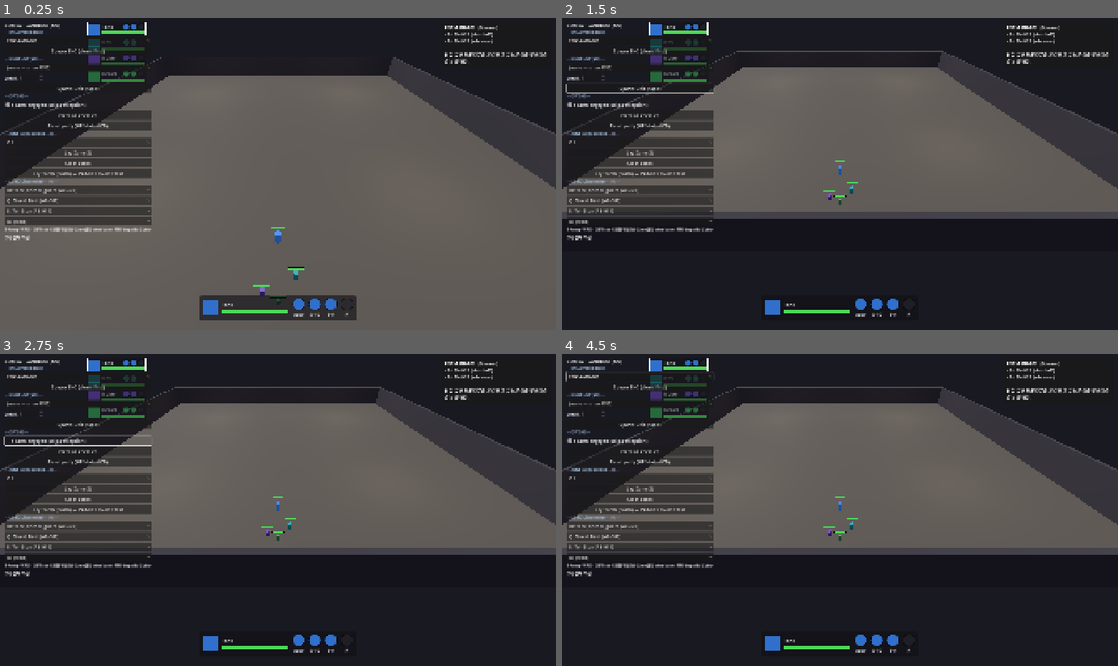
Above: before the commit, frames 1-4 (two rows, left to right).
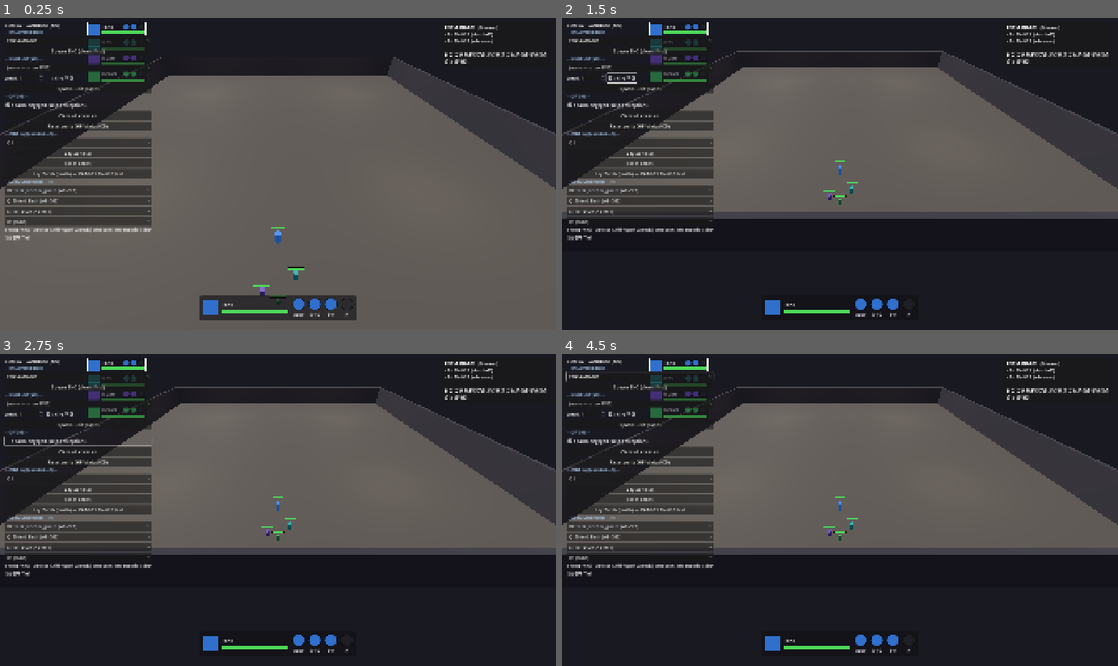
Above: after the commit, the same moments.

Repository: haepari1019/project_tdc_game
Game: Godot game, scene res://scenes/dev/combat_sandbox.tscn
The game is run twice, just before and just after one commit, with the same random seed, the same clock (stepped at 60 frames per second) and the same inputs. This scene is started directly instead of the project's main scene.
Inputs (mouse positions are in pixels of both pictures, inside the frame that each line leads up to):
- Up to frame 1 (0.25 s): no input
- Up to frame 2 (1.5 s): click "Spawn Unit (+add)" at 0.5 s; click (623, 77) at 1.25 s, where only the run after the commit has a clickable "Third 진영"
- Up to frame 3 (2.75 s): click "spawn engaged (skip perceptio…" at 2 s
- Up to frame 4 (4.5 s): click "spawn engaged (skip perceptio…" at 2.75 s; click "ENC-AMB-001" at 3.5 s; click "Spawn ENC (clears first)" at 4.25 s

The runs differ from the first frame. In frame 1, 0.5% of the frame differs, in the area x 0-28%, y 18-72%; in frame 2, 0.8%; in frame 3, 0.9%; in frame 4, 0.6%.

Commit message:
feat: P2-S5a-1 — 실시간 진영전 코어 (F-028 faction warfare)
3세력 분대 ↔ 일반 적 분대 실시간 교전 + 양쪽 파티 적대 (사용자 의도: 풀 온스크린):
- enemy_unit.faction(기본 Dungeon); ENC faction → _spawn_at/_spawn_squad/debug_spawn_unit.
- 교차진영 타겟팅: combat이 적 AI에 전 전투원 전달, enemy_ai._hostiles/_is_hostile로
  각자 적대만 필터(파티+다른진영). 파티 오토어택은 파티원만(_tick_party_attacks 분리).
- 적-vs-적 데미지(take_damage 공용); 파티 전용 피드백(party_damaged/hit/shake)은 표적
  파티원일 때만; enemy_poison has_method 가드.
- partyInCombat 게이트: 파티 threat 있어야 true(진영끼리만 싸우면 HUD/follower 무반응).
- 샌드박스 "Third 진영" 체크박스로 진영전 테스트. loot=clearsRoomLoot:false(누가 죽이든 드롭).

검증: 던전(단일진영 무회귀)·샌드박스·ci_smoke PASS. 잔여 S5a-2(ENC-3RD-001+3세력 EN+배치+단서).
IMPL-DEC-20260621-008.

Co-Authored-By: Claude Opus 4.8 <noreply@anthropic.com>

Diff:
--- a/scripts/combat/combat_controller.gd
+++ b/scripts/combat/combat_controller.gd
@@ -101,8 +101,15 @@
 func _refresh_party_in_combat() -> void:
 	var any := false
 	for e in _enemies:
-		if is_instance_valid(e) and e.engaged:
-			any = true
+		if not (is_instance_valid(e) and e.engaged):
+			continue
+		# F-028: '교전중'이라도 대상이 다른 진영뿐이면 partyInCombat 아님 — 파티원에 대한 threat가
+		# 있어야 진짜 파티 교전(HUD·follower 재정렬은 파티 전투에만 반응).
+		for t in e.threat.keys():
+			if is_instance_valid(t) and t.is_in_group("party_member") and float(e.threat[t]) > 0.0:
+				any = true
+				break
+		if any:
 			break
 	if any != _party_in_combat:
 		_party_in_combat = any
@@ -156,8 +163,12 @@
 	if _enemies.is_empty():
 		_refresh_party_in_combat()  # last enemy died → clear partyInCombat (휴식중)
 		return
-	# DEBT-EFF-GRP: fetch the party-member list once per tick, thread it through.
-	var targets := get_tree().get_nodes_in_group("party_member")
+	# F-028: 적 AI엔 전 전투원(파티 + 모든 적)을 넘겨 각자 적대(다른 진영+파티)만 필터(_hostiles).
+	# 파티 오토어택 루프는 파티원만(아래 _tick_party_attacks). 단일 진영 분대 = 같은 분대 제외.
+	var party := get_tree().get_nodes_in_group("party_member")
+	var targets: Array = []
+	targets.append_array(party)
+	targets.append_array(_enemies)
 	# Per-enemy disengage grace (D-010 §4.2): an engaged enemy reverts to dormant
 	# after the grace lapses (grace is refreshed by combat events + active LOS).
 	for enemy in _enemies:
@@ -169,8 +180,8 @@
 	for enemy in _enemies:
 		if is_instance_valid(enemy):
 			_enemy_ai.tick(enemy, targets, delta)
-	# Party auto-attack runs always — attacking a foe is what commits the party.
-	_tick_party_attacks(targets, delta)
+	# Party auto-attack runs always — attacking a foe is what commits the party. (party원만 actor)
+	_tick_party_attacks(party, delta)
 	# Per-squad reinforcement ticks while that squad has any engaged member.
 	for squad in _squads:
 		_tick_reinforcement(squad, delta)
@@ -436,7 +447,7 @@
 
 ## DEBUG (sandbox): ADD `count` of ONE enemy as its own squad (additive — does NOT clear, so
 ## you can build up a group, e.g. several EN-009 for surround). Clear via debug_spawn_only("").
-func debug_spawn_unit(enemy_id: String, count: int, room_ref: String, engaged: bool = false) -> void:
+func debug_spawn_unit(enemy_id: String, count: int, room_ref: String, engaged: bool = false, faction: String = "Dungeon") -> void:
 	if enemy_id.is_empty() or count <= 0:
 		return
 	if _map and _map.has_method("get_spawn_position"):
@@ -447,7 +458,7 @@
 	var lane := int(_room_squad_count.get(room_ref, 0))
 	_room_squad_count[room_ref] = lane + 1
 	var center := _squad_spawn_center(room_ref, lane)
-	_spawn_at(units, center, squad_id, engaged)
+	_spawn_at(units, center, squad_id, engaged, "Fixed", 1, "all", faction)
 	_squads.append({"id": squad_id, "room_ref": room_ref, "encounter_id": "", "cleared": false, "reinforce": {}, "pending": false, "activated": false, "timer": 0.0, "warned": false})
 
 
@@ -466,7 +477,8 @@
 	_room_squad_count[room_ref] = lane + 1
 	var center: Vector3 = _squad_spawn_center(room_ref, lane)
 	_spawn_at(units, center, squad_id, false, String(enc.get("placement_behavior", "Fixed")),
-		int(enc.get("ambush_anchor_count", 1)), String(enc.get("wake_policy", "all")))
+		int(enc.get("ambush_anchor_count", 1)), String(enc.get("wake_policy", "all")),
+		String(enc.get("faction", "Dungeon")))
 	var reinf: Dictionary = enc.get("reinforcement", {})
 	_squads.append({
 		"id": squad_id,
@@ -534,7 +546,7 @@
 	return String(conns[0]) if not conns.is_empty() else ""
 
 
-func _spawn_at(units: Array, center: Vector3, squad_id: int, engaged: bool, placement: String = "Fixed", anchor_count: int = 1, wake_policy: String = "all") -> void:
+func _spawn_at(units: Array, center: Vector3, squad_id: int, engaged: bool, placement: String = "Fixed", anchor_count: int = 1, wake_policy: String = "all", faction: String = "Dungeon") -> void:
 	var index := 0
 	for u in units:
 		if typeof(u) != TYPE_DICTIONARY:
@@ -555,6 +567,7 @@
 			var aid := index % maxi(anchor_count, 1)
 			unit.global_position = _anchor_center(center, aid, anchor_count) + _spawn_offset(index)
 			unit.squad_id = squad_id
+			unit.faction = faction   # F-028 교전 진영 (ENC faction / 샌드박스 override)
 			# AssassinTransform: per-ENCOUNTER tag (not a unit-catalog property) — one fodder
 			# row flagged disguised; same enemy_id rows without the flag stay normal.
 			if bool(u.get("assassin", false)):
--- a/scripts/combat/enemy_ai.gd
+++ b/scripts/combat/enemy_ai.gd
@@ -270,14 +270,38 @@
 
 ## Per-enemy tick entry. Dormant (휴식중) enemies perceive (see _tick_dormant);
 ## engaged ones chase the highest-threat party member and attack at range (with LOS).
+## F-028 — units THIS enemy is hostile to, from the combined combatant list (party + all enemies).
+## Party = always hostile to enemies; enemies hostile only across factions (same faction/self skip).
+func _hostiles(enemy: CharacterBody3D, combatants: Array) -> Array:
+	var out: Array = []
+	for c in combatants:
+		if _is_hostile(enemy, c):
+			out.append(c)
+	return out
+
+
+func _is_hostile(enemy: CharacterBody3D, cand) -> bool:
+	if cand == enemy or not is_instance_valid(cand):
+		return false
+	if cand.is_in_group("party_member"):
+		return true
+	if cand.is_in_group("enemy"):
+		return String(cand.faction) != String(enemy.faction)
+	return false
+
+
 func tick(enemy: CharacterBody3D, targets: Array, delta: float) -> void:
 	# Anchor home on the FIRST tick in ANY state — an enemy spawned directly into combat (sandbox,
 	# or aggro'd before ever roaming) must still capture its spawn point, or zone (PT-004) has no
 	# anchor and follows the enemy → infinite chase, never returns.
 	if enemy.home_pos == Vector3.INF:
 		enemy.home_pos = enemy.global_position
+	# F-028 faction warfare: `targets` is now ALL combatants (party + every enemy). Filter to the
+	# ones THIS enemy is hostile to (party always; enemies of a different faction). Single-faction
+	# squads mean same-squad never appears here.
+	var hostiles := _hostiles(enemy, targets)
 	if not enemy.engaged:
-		_tick_dormant(enemy, targets, delta)
+		_tick_dormant(enemy, hostiles, delta)
 		return
 	enemy.attack_cooldown_s = maxf(0.0, enemy.attack_cooldown_s - delta)
 	enemy.tick_slow(delta)
@@ -328,9 +352,9 @@
 	# far, never-perceived group (e.g. the hidden 본대) is never chased. No threat and
 	# nobody visible → hold; grace will disengage it back to dormant.
 	enemy.decay_threat(delta)
-	var target: CharacterBody3D = enemy.pick_target(_alive_members(targets), SWITCH_RATIO)
+	var target: CharacterBody3D = enemy.pick_target(_alive_members(hostiles), SWITCH_RATIO)
 	if target == null or float(enemy.threat.get(target, 0.0)) <= 0.0:
-		target = _nearest_visible(enemy, targets)
+		target = _nearest_visible(enemy, hostiles)
 	if target == null:
 		enemy.velocity = Vector3.ZERO
 		enemy.move_and_slide()
@@ -339,13 +363,13 @@
 	# non-Tank), ignoring the frontal tank's threat — so basics/orbit/dash all dive the DPS/Healer
 	# before the tank pulls aggro (EN-AI-000 §1 "정면 Tank 무시 시도"). Falls back to threat target.
 	if String(enemy.engage_profile.get("target_pref", "")) == "backline":
-		var bl := _pick_backline_target(targets)
+		var bl := _pick_backline_target(hostiles)
 		if bl != null:
 			target = bl
 	# Disguised assassin (AssassinTransform): ignore threat, stalk a BACKLINE target (squishiest
 	# non-Tank) to execute. Reverts to normal targeting once revealed.
 	if enemy.assassin and not enemy.assassin_revealed:
-		var ex := _pick_backline_target(targets)
+		var ex := _pick_backline_target(hostiles)
 		if ex != null:
 			target = ex
 	enemy.set_target_marker(target)
@@ -819,11 +843,15 @@
 	var dmg: float = enemy.contact_damage * float(eff.get("damage_mult", 1.0)) * float(hits)
 	target.take_damage(dmg)
 	_combat._engage_enemy(enemy)  # D-010 §4.1: keep engaged (target already has threat/LOS)
-	_combat.party_damaged.emit()  # follower formation-break trigger
+	# F-028: 파티 전용 피드백(formation-break·hit indicator·camera shake)은 표적이 파티원일 때만.
+	# 적-vs-적(진영전) 타격엔 데미지·상태만 적용(아래), 화면 피드백 없음.
+	var to_party: bool = target.is_in_group("party_member")
+	if to_party:
+		_combat.party_damaged.emit()  # follower formation-break trigger
 	# Directional hit indicator (screen-edge): ALL hits above a chip threshold (평타 포함).
 	# dir = toward the attacker; dungeon_run filters to controlled + converts to screen space.
 	var hit_frac: float = dmg / maxf(float(target.max_hp), 1.0)
-	if hit_frac >= HIT_INDICATOR_MIN_FRAC:
+	if to_party and hit_frac >= HIT_INDICATOR_MIN_FRAC:
 		var src: Vector3 = from - target.global_position  # toward the attacker
 		src.y = 0.0
 		_combat.party_hit.emit(src, clampf(hit_frac * HIT_INDICATOR_GAIN, 0.2, 1.0), target.is_controlled())
@@ -832,7 +860,7 @@
 	# (평타 ability·무-ability 접촉뎀 제외). 방향 킥 = 맞은 방향(위협 정보) + trauma.
 	var atk_ref: String = String(chosen.get("ref", ""))
 	var is_ab_skill: bool = not atk_ref.is_empty() and String(chosen.get("trigger", "basic")) != "basic"
-	if is_ab_skill:
+	if to_party and is_ab_skill:
 		var frac: float = dmg / maxf(float(target.max_hp), 1.0)
 		if frac >= DMG_SHAKE_MIN_FRAC:
 			var dt: float = clampf(frac * DMG_SHAKE_GAIN, 0.0, DMG_SHAKE_CAP)
@@ -844,7 +872,8 @@
 			_combat.camera_shake.emit(dt, kdir * (DMG_KICK_M * dt))
 	match kind:
 		"enemy_poison":
-			target.apply_poison(float(eff.get("poison_dur_s", 4.0)), float(eff.get("poison_dps", 5.0)))
+			if target.has_method("apply_poison"):   # enemy_unit엔 없음(진영전 표적이면 skip)
+				target.apply_poison(float(eff.get("poison_dur_s", 4.0)), float(eff.get("poison_dps", 5.0)))
 		"enemy_stun":
 			target.apply_stun(float(eff.get("stun_s", 1.0)))
 		"enemy_charge":  # AB-004 Charged Voltaic — Shock + LightningHit (Water/Steam → Shock RX)
--- a/scripts/combat/enemy_unit.gd
+++ b/scripts/combat/enemy_unit.gd
@@ -74,6 +74,9 @@
 # object runs its OWN combat behavior (e.g. torch → throw); held_object is set by the object.
 var interacts_with_objects: bool = false
 var held_object: Node = null
+# F-028 교전 진영 — 다른 진영끼리 적대(3세력 ↔ 일반 몬스터 ↔ 파티 실시간 교전). 기본 Dungeon.
+# loot는 누가 죽이든 드롭(F-028 clearsRoomLoot:false — 3세력이 정리해도 플레이어 파밍 비차단).
+var faction: String = "Dungeon"
 
 ## Squad (분대) = encounter group. Engagement is per-enemy but propagates only to
 ## squad-mates within cohesion range, so a strayed member fighting alone doesn't
--- a/scripts/dev/combat_sandbox.gd
+++ b/scripts/dev/combat_sandbox.gd
@@ -75,6 +75,7 @@
 var _zone_dropdown: OptionButton
 var _count_spin: SpinBox
 var _engaged_chk: CheckBox
+var _third_chk: CheckBox   # 스폰 유닛을 Third 진영으로 (진영전 테스트)
 var _status: Label
 var _formation_lbl: Label
 var _info_label: RichTextLabel
@@ -237,6 +238,9 @@
 	_count_spin.max_value = 8
 	_count_spin.value = 1
 	row_h.add_child(_count_spin)
+	_third_chk = CheckBox.new()
+	_third_chk.text = "Third 진영"   # 체크 시 이 유닛을 3세력으로 — 일반 적과 실시간 교전(F-028)
+	row_h.add_child(_third_chk)
 	box.add_child(row_h)
 	var spawn_unit := Button.new()
 	spawn_unit.text = "Spawn Unit (+add)"
@@ -368,8 +372,9 @@
 	var eid := _selected_unit_id()
 	if eid == "":
 		return
-	_combat.debug_spawn_unit(eid, int(_count_spin.value), "SANDBOX", _engaged_chk.button_pressed)
-	_status.text = "+%d × %s" % [int(_count_spin.value), eid]
+	var fac := "Third" if _third_chk.button_pressed else "Dungeon"
+	_combat.debug_spawn_unit(eid, int(_count_spin.value), "SANDBOX", _engaged_chk.button_pressed, fac)
+	_status.text = "+%d × %s [%s]" % [int(_count_spin.value), eid, fac]
 
 
 func _on_clear() -> void:
Not shown, changed: docs/impl_decisions/ImplDecisionLog.md
